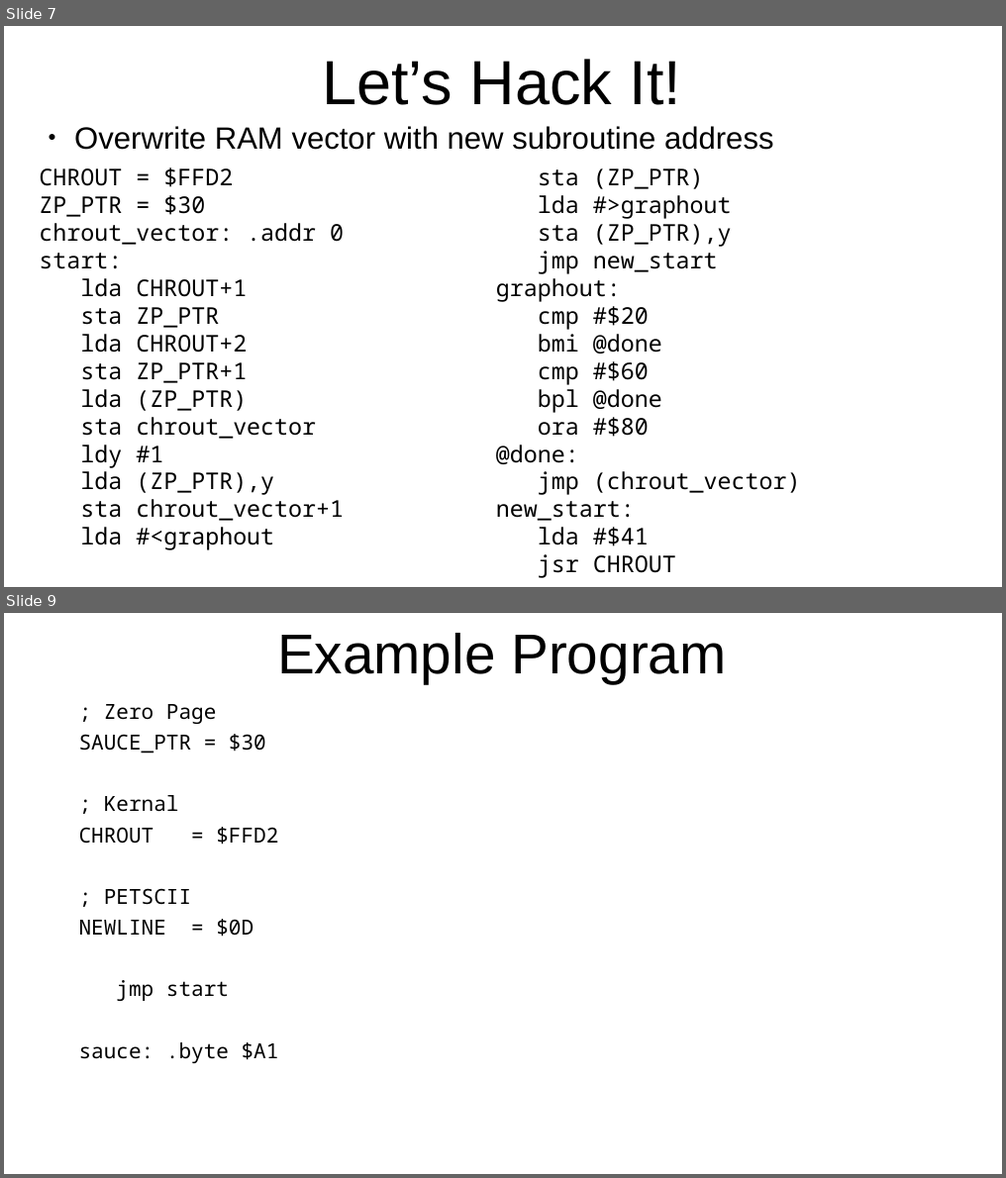
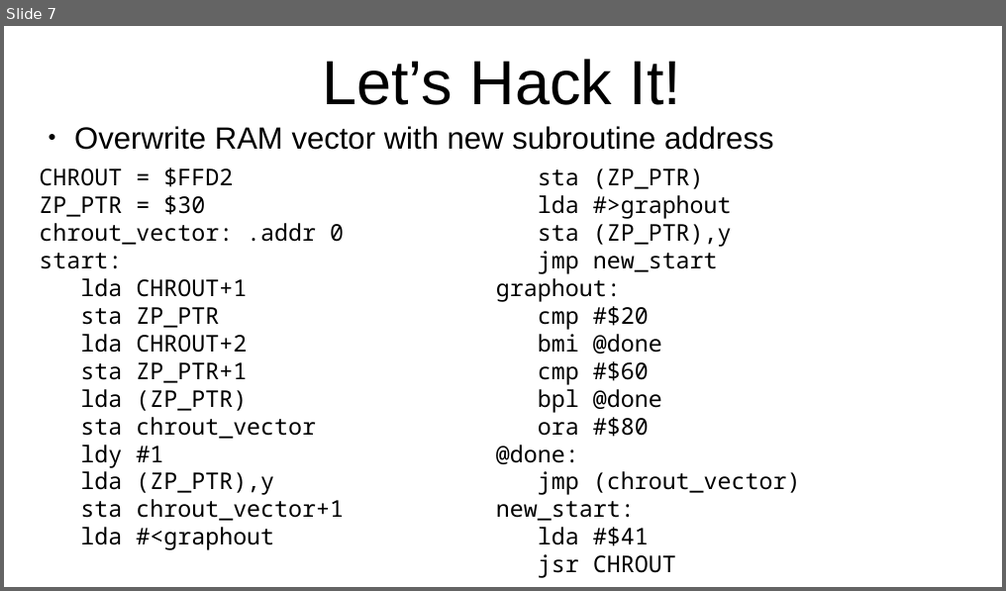
Before and after one commit to SlithyMatt/x16-assembly-tutorial, a slide deck: Lesson8/Lesson8.odp. Shown one above the other, each under a label of ours: slides 7 and 9 before the commit, slide 7 after it; the slides between them are not shown. The pictures are 1006x1178 and 1006x591 pixels, drawn with LibreOffice and Linux fonts; fonts in the diff are those of the drawing. Boxes give left, top, right and bottom in pixels: in the first picture for what was removed or moved away, otherwise in the second. Text is boxed around its words. In the diff, an @@ line names an element or a change of style, - is before the commit and + after.

```diff
--- a/Lesson8/Lesson8.odp
+++ b/Lesson8/Lesson8.odp
@@ slide 9 removed at (4, 613, 1002, 1174), background #FFFFFF @@
@@ title removed at (277, 633, 726, 684) @@
-Example Program
@@ text removed at (79, 704, 279, 1063) @@
-; Zero Page
-SAUCE_PTR = $30
-; Kernal
-CHROUT = $FFD2
-; PETSCII
-NEWLINE = $0D
-jmp start
-sauce: .byte $A1
```
Also in this commit, not shown: 2 slides changed, 3 slides added, 3 other slides removed.
